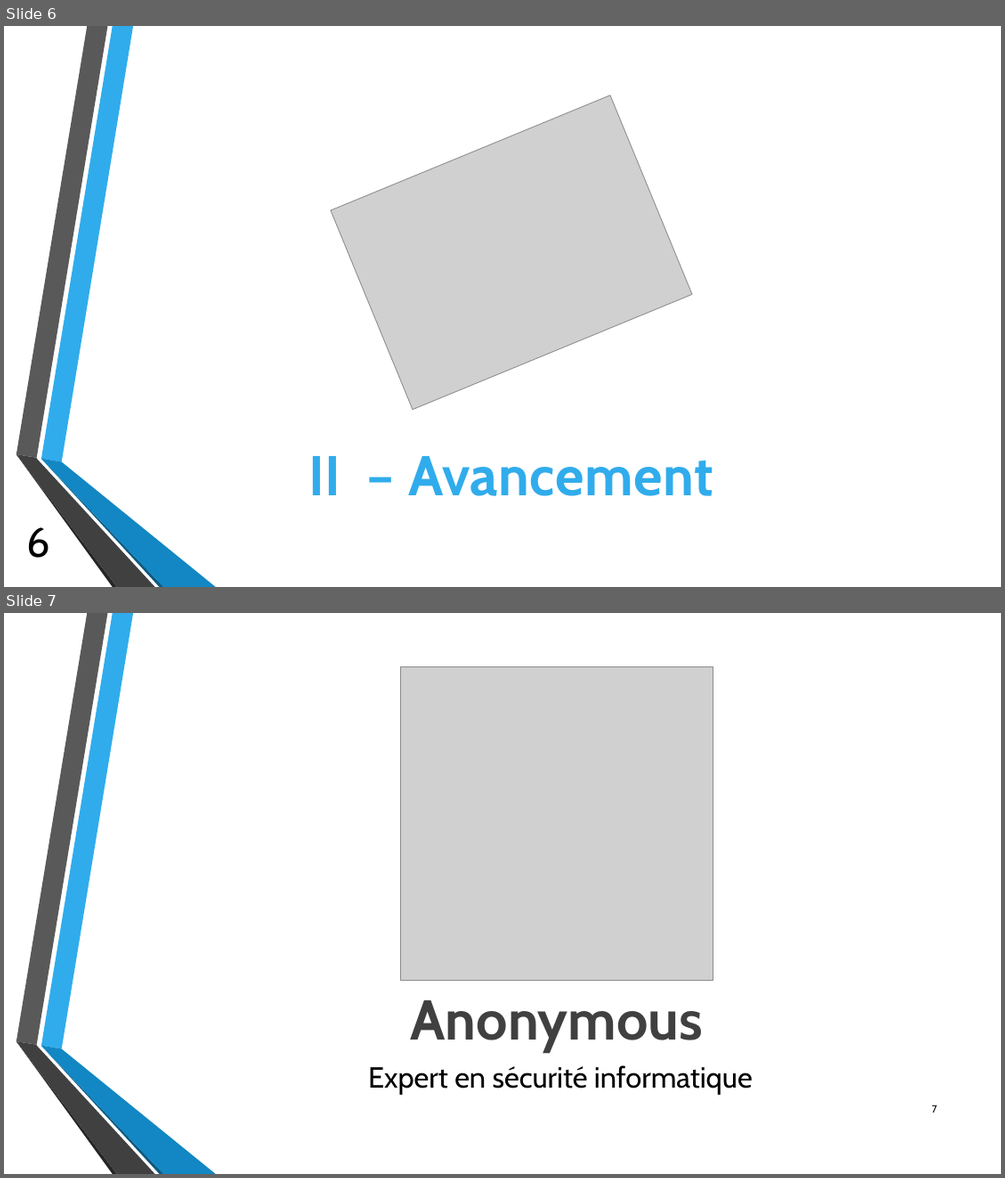
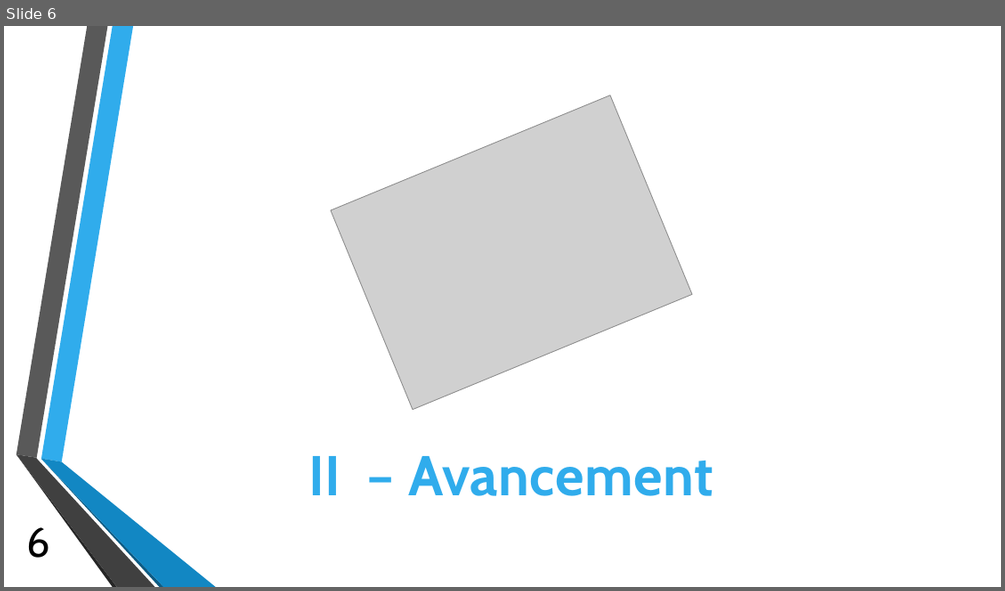
Before and after one commit to cbourree/CFM---Mindstorms, a slide deck: Diapo/V2_by_Ch.pptx. Shown one above the other, each under a label of ours: slides 6 and 7 before the commit, slide 6 after it. The pictures are 1005x1178 and 1005x591 pixels, drawn with LibreOffice and Linux fonts; fonts in the diff are those of the drawing; grey boxes stand for pictures; background and template pictures are left out. Boxes give left, top, right and bottom in pixels: in the first picture for what was removed or moved away, otherwise in the second. Text is boxed around its words. In the diff, an @@ line names an element or a change of style, - is before the commit and + after.

```diff
--- a/Diapo/V2_by_Ch.pptx
+++ b/Diapo/V2_by_Ch.pptx
@@ slide 7 removed at [4,613,1001,1174], background picture (left out); not listed: 6 template elements that a slide beside it also shows @@
@@ picture removed at [400,666,713,981] @@
@@ text removed at [410,1000,703,1053] @@
-Anonymous
@@ text removed at [368,1065,752,1094] @@
-Expert en sécurité informatique
@@ page number removed at [931,1104,937,1112] @@
-7
```
Also in this commit, not shown: 1 slide changed, 2 slides added, 3 other slides removed, 1 other file.
